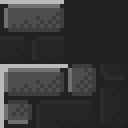
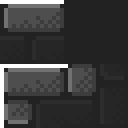
Layer changes from the first 128x128 image to the second:
painted on "Layer 2 copy 2" (1st of 2) over [64, 64, 68, 68]
painted on "Layer 1 copy 2" (1st of 2) over [0, 64, 64, 128]
painted on "Layer 1 copy 2" (2nd of 2) over [0, 0, 64, 4]
